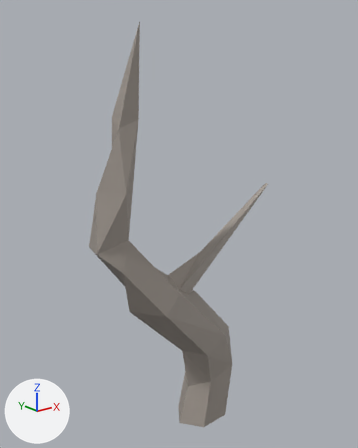
An edit to the FBX model Assets/Models/FBX/01/Drzewa/Tree_01.fbx, drawn before and after from the same camera.
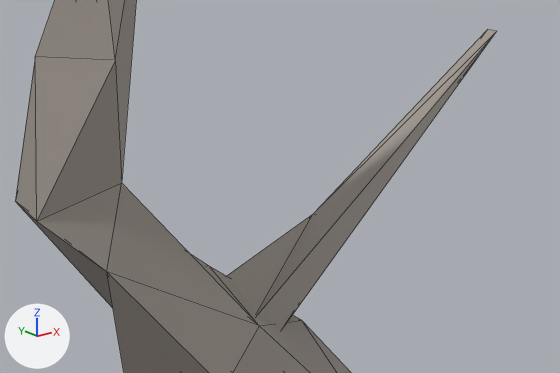
The first picture shows the older version from a camera (50 mm lens) standing at (-9.58, -10.75, 11.21) and looking at (-0.7, 0.36, 6.77). The close-ups show the older and then the newer version on the part from 23% to 82% of the width and 38% to 70% of the height of that picture. Only the edits that show in the close-ups are written down. The lights are fixed; the arrows at lower left show +X, +Y and +Z. The close-ups show mesh edges as thin lines. Where no turn or scale is listed for an object, it has been applied to the vertices.

Names of what the first close-up shows: 'Tree_01'.
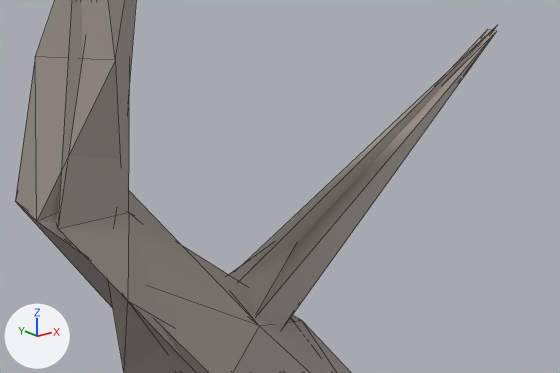
What the commit changed:
Mesh me_tree_01_002 is new.
It has 25 vertices, 40 faces and spans x -3.73..2.82, y -0.68..0.79, z 0.0..11.12.
It uses material mat_bark_001 (grey #9f978f).
Object 'Tree_01_1' (ob_tree_01_1) is new; it shows me_tree_01_002.
Its location is (0.0, 0.0, 0.0).

What differs and where, as boxes [x1, y1, x2, y2] in the close-ups (560 x 373 px):
'Tree_01_1', added: after [57, 0, 496, 373]
